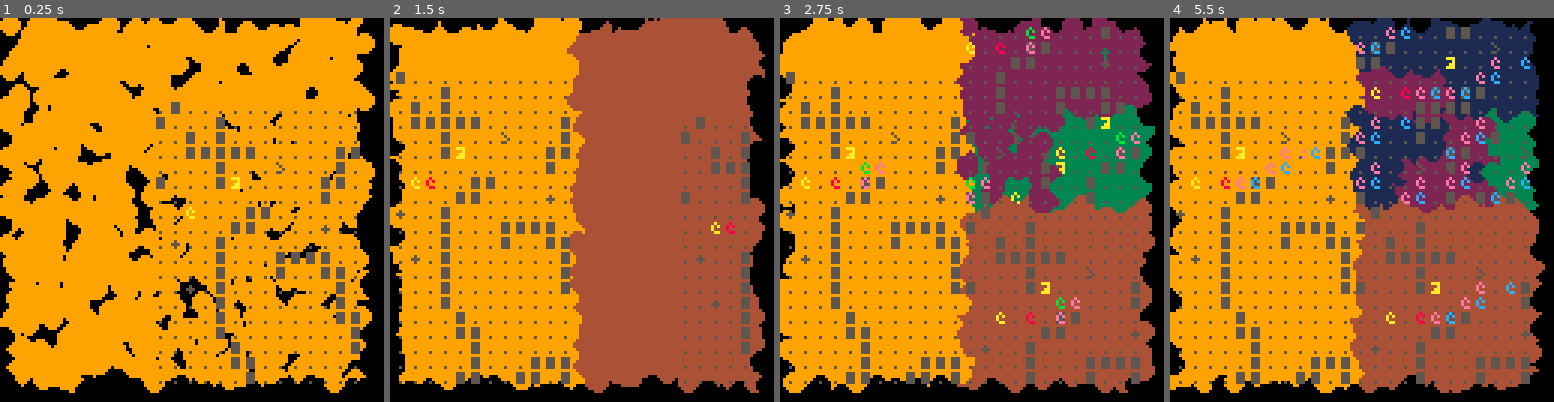
Above: before the commit, frames 1-4 (left to right).
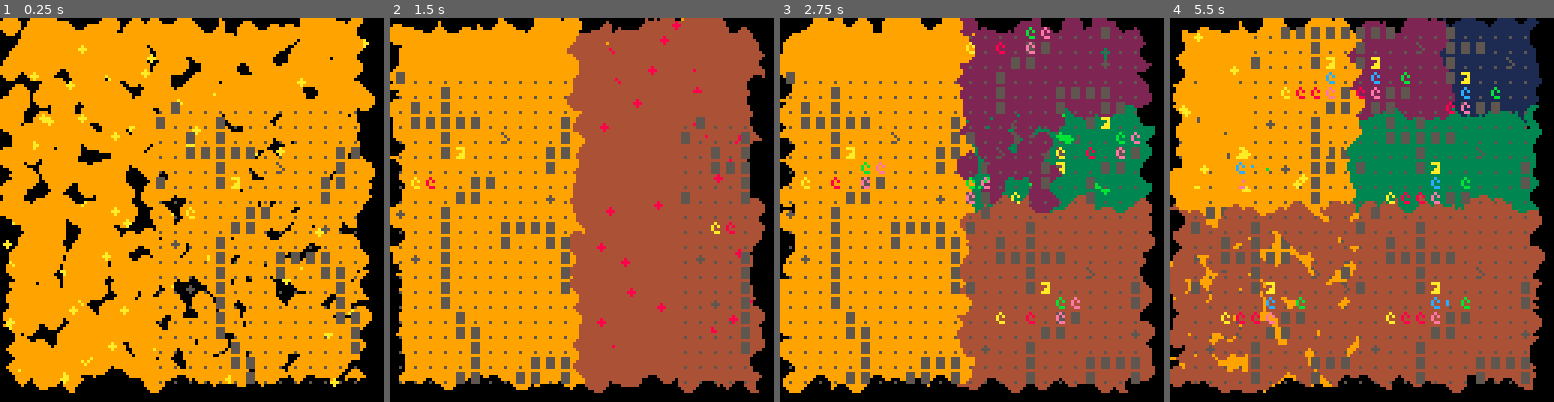
Above: after the commit, the same moments.

Repository: cpiod/blob-blob-blob
Game: PICO-8 cartridge blob.p8
Same seed, same stepped clock (60 frames per second), same inputs: the game is played once before the commit and once after it.
Inputs:
- Up to frame 1 (0.25 s): no input
- Up to frame 2 (1.5 s): tap X (X key) at 0.33, 1.07 s; tap O (Z key) at 0.7 s
- Up to frame 3 (2.75 s): hold Right 1.6-2.1 s; tap O (Z key) at 1.7, 2.1, 2.5 s; tap X (X key) at 1.85 s; hold Up 2.15-2.42 s; hold Right from 2.47 s (still down)
- Up to frame 4 (5.5 s): tap O (Z key) every 0.4 s from 2.9 to 5.3 s; tap X (X key) at 2.97, 4.08, 5.2 s; release Right at 3.03 s; hold Left 3.08-3.58 s; hold Down 3.63-3.97 s; hold Right 4.02-4.68 s; hold Up 4.73-5.03 s; hold Left from 5.08 s (still down)

The runs differ from the first frame. In frame 1, 2.7% of the frame differs, in the area x 0-98%, y 3-98%; in frame 2, 0.6%; in frame 3, 0.2%; in frame 4, 40%, in the area x 0-98%, y 0-98%.

Commit message:
Merge is working

Diff:
--- a/blob.p8
+++ b/blob.p8
@@ -78,12 +78,10 @@
   end,
   __newindex=function(self,a,v)
    for k,t in pairs(self) do
---    printh("verify "..k.." "..a)
     local r=t[a]
     if(r) t[a]=v return
    end
-   printh("not found!")
---   return nil
+   printh("not found! "..a)
    assert(false)
   end,
   __add=function(self,cmp)
@@ -107,6 +105,7 @@
 
 function sys(cns,f)
  return function(ents,...)
+  assert(ents)
   for e in all(ents) do
    for cn in all(cns) do
     if(rawget(e,cn)==nil) goto _
@@ -134,7 +133,11 @@
  if(x!=p.x or y!=p.y)	try_move(x,y,p)
 
  if(btnp(❎)) change_focus()
- if(btnp(🅾️)) split_blob()
+ if btnp(🅾️) then
+  if current_blob.last-current_blob.first>4 then
+   split_blob()
+  end
+ end
 
 end
 
@@ -172,12 +175,14 @@
 end
 
 -- todo ameliorer
-function update_tx_ty(b)
+-- where is the @ on screen ?
+update_tx_ty=sys({"blob"},
+function(b)
  local c=flr((b.first+b.last)/2)
  local tx,ty=unpack(hilb[c])
  b.tx=tx*3+1
  b.ty=ty*3+1
-end
+end)
 
 function split_blob()
  local b=current_blob
@@ -189,15 +194,32 @@
  b2+=cmp("render",{char=10})
  add(ents,b2)
  b.last=s
- update_tx_ty(b)
- update_tx_ty(b2)
+ update_tx_ty(ents)
  update_tiles()
 end
 
 function merge(b2)
  local b=current_blob
-
- update_tx_ty(b)
+ bm = b2.first > b.first and b2 or b
+ curr_last=min(b2.last,b.last)
+ while(bm.first!=curr_last+1) do
+  for e in all(ents) do
+   -- potentiellement nil
+   if e.last==bm.first-1 then
+    local tmpl=bm.last
+    bm.last=e.first+(bm.last-bm.first)
+    bm.first=e.first
+    e.first=tmpl-(e.last-e.first)
+    e.last=tmpl
+    break
+   end
+  end
+ end
+ b.first=min(b2.first,b.first)
+ b.last=max(b2.last,b.last)
+ del(ents,b2)
+ update_tx_ty(ents)
+ update_tiles()
 end
 -->8
 -- draw
@@ -271,7 +293,7 @@
 	   if b then
 	    if cell>=b.first and cell<=b.last then
 	     c=class_attr[rawget(e,"class").c].c2
-	--      if(rnd()<.3) r=1 c=class_attr[e.class.c].c1
+      if(e==current_blob and rnd()<.1) r=1 c=class_attr[e.class.c].c1
 	     break
 	    end
 	   end
@@ -292,7 +314,7 @@
 
 function check_collision(x,y)
  for e in all(ents) do
-  if(e.pos and e.pos.x==x and e.pos.y==y) return e
+  if(e.x==x and e.y==y) return e
  end
 end
 -->8
